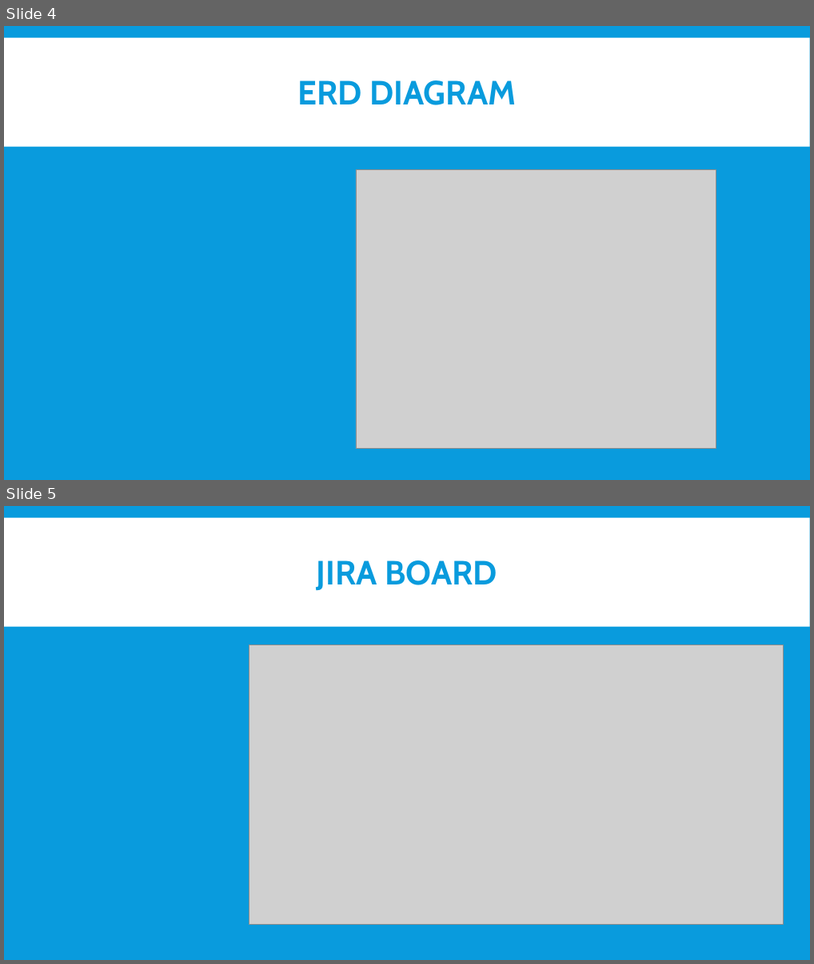
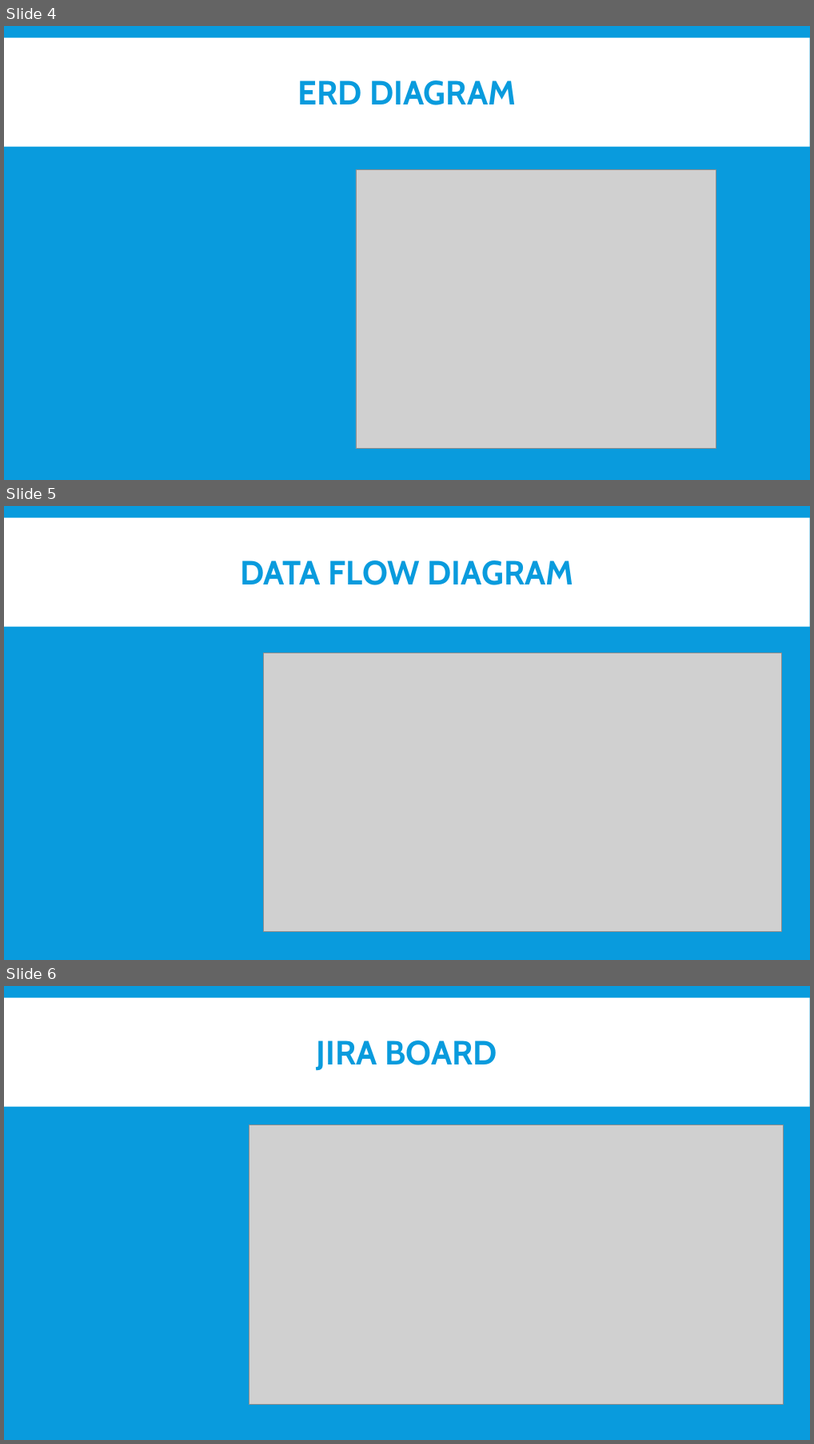
Before and after one commit to CYoung5560/Final_project, a slide deck: GroupCinemaProject.pptx. Shown one above the other, each under a label of ours: slides 4 and 5 before the commit, slides 4, 5 and 6 after it. The pictures are 814x964 and 814x1444 pixels, drawn with LibreOffice and Linux fonts; fonts in the diff are those of the drawing; grey boxes stand for pictures. Boxes give left, top, right and bottom in pixels: in the first picture for what was removed or moved away, otherwise in the second. Text is boxed around its words. In the diff, an @@ line names an element or a change of style, - is before the commit and + after.

Commit message:
made further chagnes to presentation

```diff
--- a/GroupCinemaProject.pptx
+++ b/GroupCinemaProject.pptx
@@ slide 5 added at [4,506,810,960], background #099BDD; not listed: 1 template element that a slide beside it also shows @@
@@ title added at [240,560,574,585], 40 pt, text #099BDD, bold @@
+DATA FLOW DIAGRAM
@@ picture added at [263,653,782,932] @@
@@ what was slide 5 is now slide 6 @@
```
Also in this commit, not shown: 4 other files.
